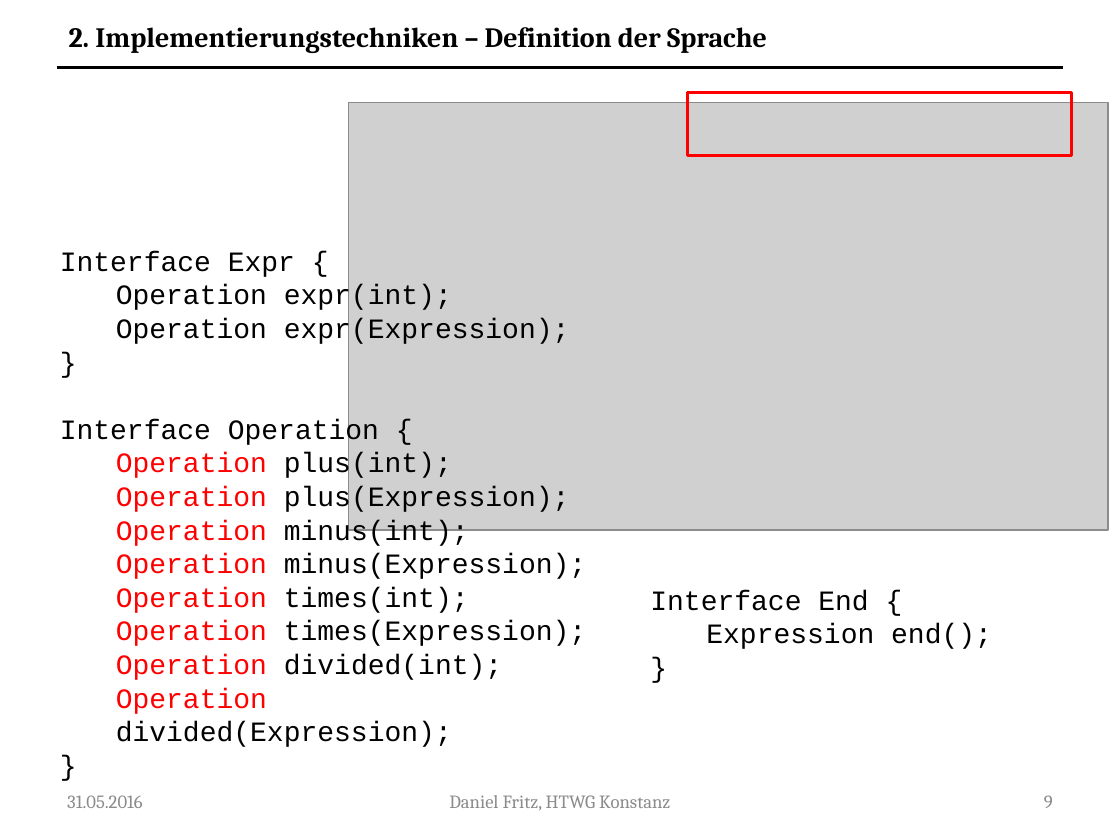
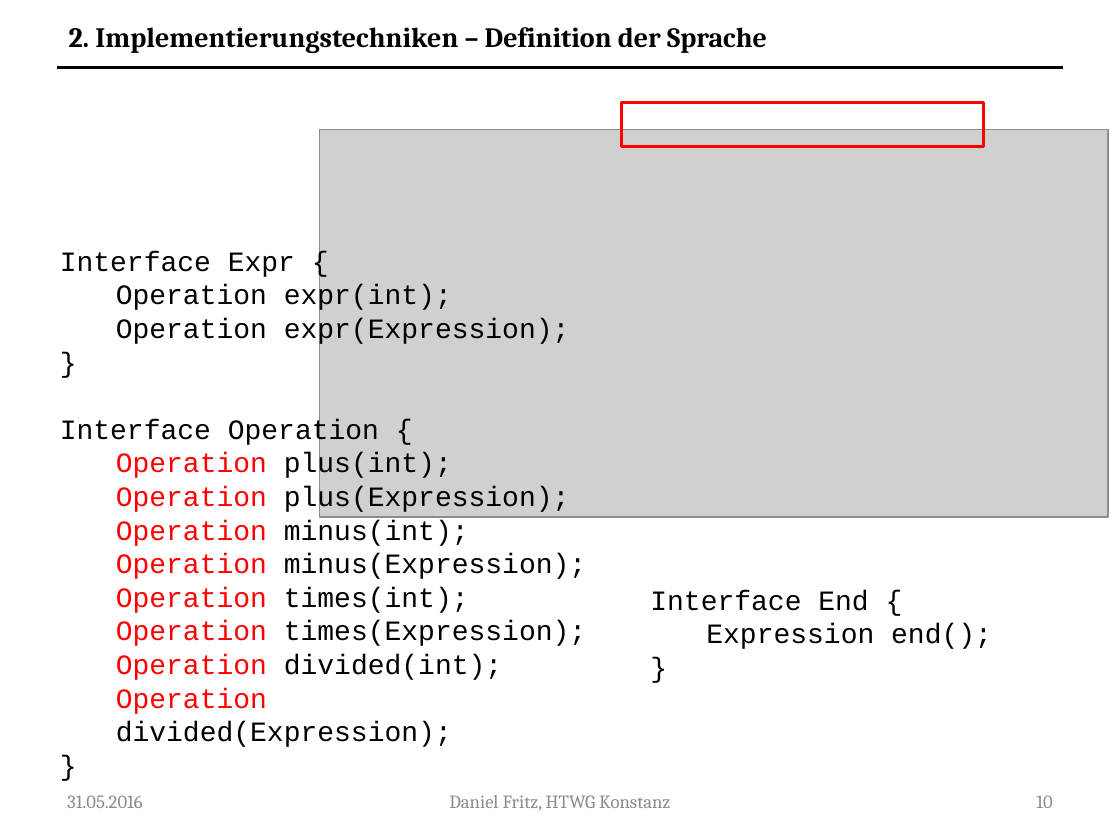
Before and after one commit to Guldenbart/MA, a slide deck: slide 10 of ppt/MA.pptx (slide 9 before the commit). Drawn at 1120x840 pixels with LibreOffice and Linux fonts; fonts in the diff are those of the drawing; grey boxes stand for pictures. Boxes give left, top, right and bottom in pixels: in the first picture for what was removed or moved away, otherwise in the second. Text is boxed around its words. In the diff, an @@ line names an element or a change of style, - is before the commit and + after.

```diff
--- a/ppt/MA.pptx
+++ b/ppt/MA.pptx
@@ rectangle: place and size @@
-rectangle at [688,92,1072,155]
+rectangle at [622,103,983,147]
@@ picture: place and size @@
-picture at [348,103,1108,531]
+picture at [319,130,1108,517]
@@ page number at [1036,795,1052,808]: text changed @@
-9
+10
```
Also in this commit, not shown: 12 other slides changed, 11 slides added.
